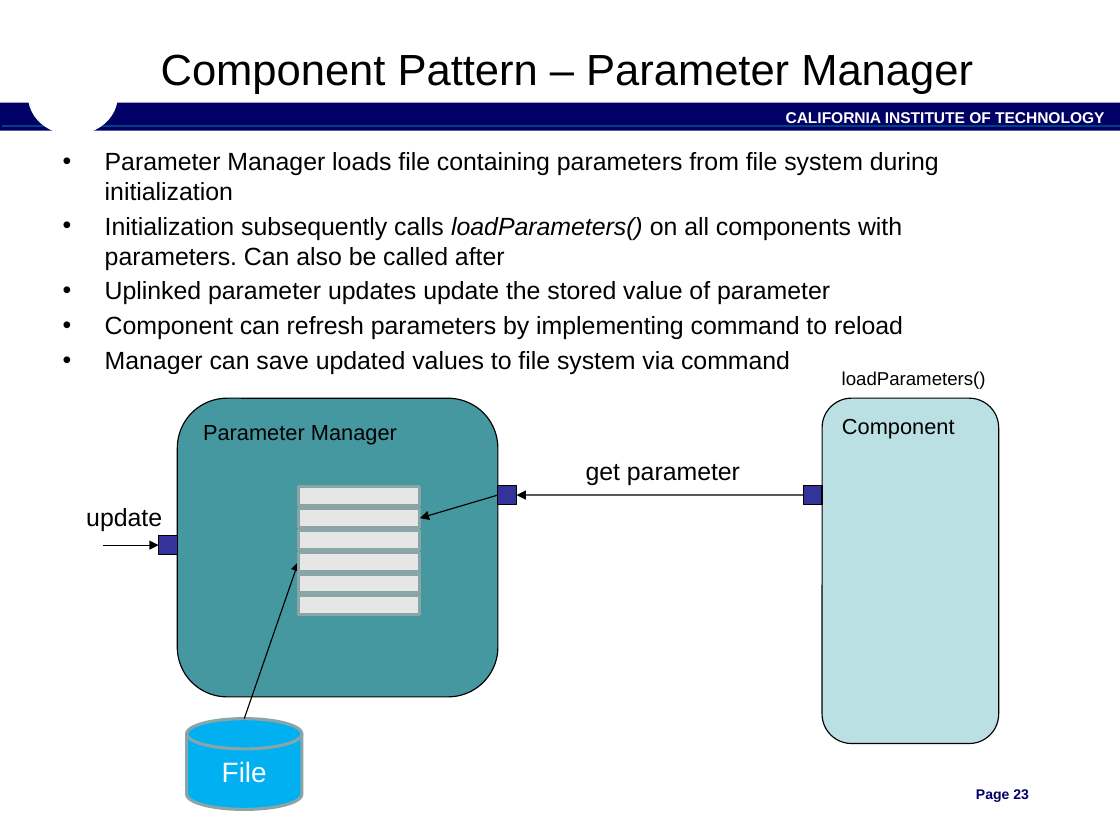
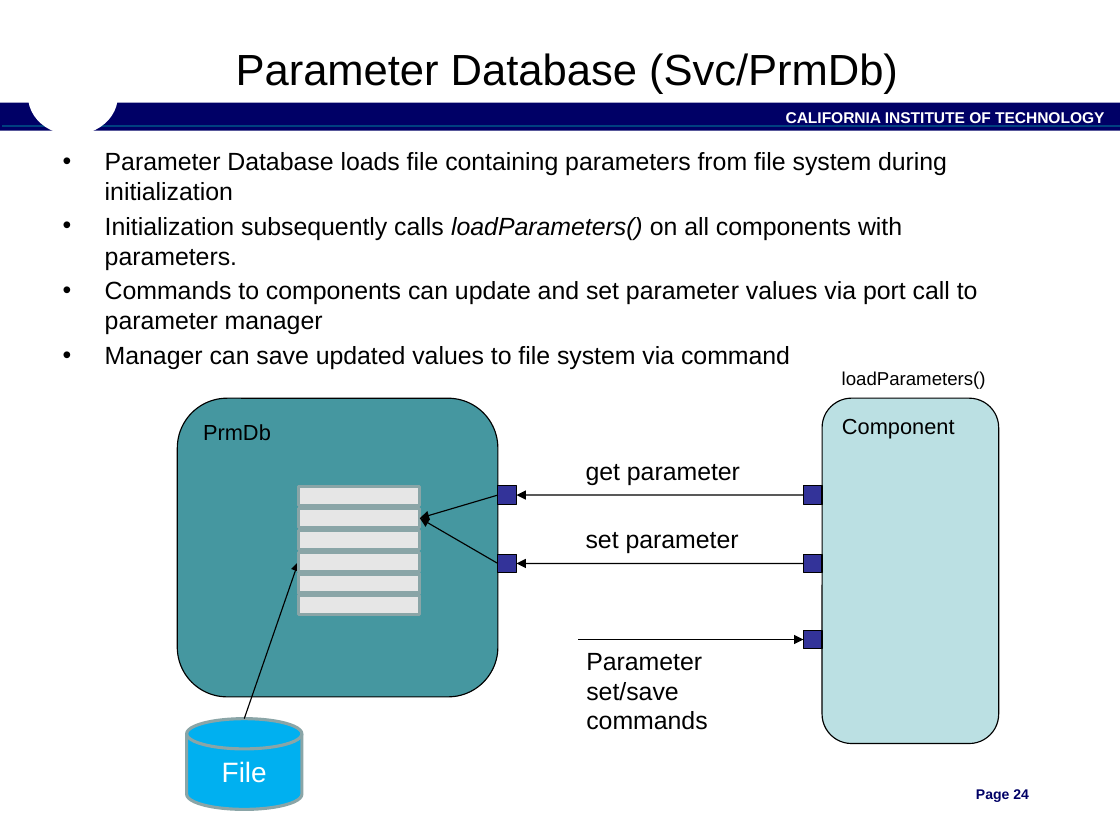
Before and after one commit to nasa/fprime, a slide deck: slide 24 of docs/Architecture/FPrimeSoftwareArchitecture.pptx (slide 23 before the commit). Drawn at 1120x840 pixels with LibreOffice and Linux fonts; fonts in the diff are those of the drawing; background and template pictures are left out. Boxes give left, top, right and bottom in pixels: in the first picture for what was removed or moved away, otherwise in the second. Text is boxed around its words. In the diff, an @@ line names an element or a change of style, - is before the commit and + after.

```diff
--- a/docs/Architecture/FPrimeSoftwareArchitecture.pptx
+++ b/docs/Architecture/FPrimeSoftwareArchitecture.pptx
@@ title at (x1=236, y1=53, x2=898, y2=94): text changed @@
-Component Pattern – Parameter Manager
+Parameter Database (Svc/PrmDb)
@@ text at (x1=105, y1=152, x2=978, y2=334): text changed @@
-• Parameter Manager loads file containing parameters from file system during initialization
-• Initialization subsequently calls loadParameters() on all components with parameters. Can also be called after
-• Uplinked parameter updates update the stored value of parameter
-• Component can refresh parameters by implementing command to reload
+• Parameter Database loads file containing parameters from file system during initialization
+• Initialization subsequently calls loadParameters() on all components with parameters.
+• Commands to components can update and set parameter values via port call to parameter manager
@@ text in rounded rectangle at (x1=203, y1=424, x2=271, y2=440): text changed @@
-Parameter Manager
+PrmDb
@@ text removed at (x1=86, y1=508, x2=162, y2=531) @@
-update
@@ arrow added from (498, 563) to (420, 519), #000000 0.75 pt @@
@@ text added at (x1=586, y1=532, x2=739, y2=553), 16 pt, text #000000 @@
+set parameter
@@ arrow removed from (103, 545) to (159, 545) @@
@@ rectangle added at (x1=498, y1=554, x2=517, y2=573), fill #333399, outline #000000 0.75 pt @@
@@ arrow added from (803, 563) to (516, 563), #000000 0.75 pt @@
@@ rectangle moved from (x1=159, y1=535, x2=178, y2=554) to (x1=803, y1=554, x2=822, y2=573) @@
@@ arrow added from (579, 640) to (803, 640), #000000 0.75 pt @@
@@ text added at (x1=586, y1=653, x2=707, y2=730), 16 pt, text #000000 @@
+Parameter set/save commands
@@ rectangle added at (x1=803, y1=631, x2=822, y2=650), fill #333399, outline #000000 0.75 pt @@
@@ page number at (x1=976, y1=789, x2=1029, y2=802): text changed @@
-Page 23
+Page 24
```
Also in this commit, not shown: 20 other slides changed, 7 slides added.
